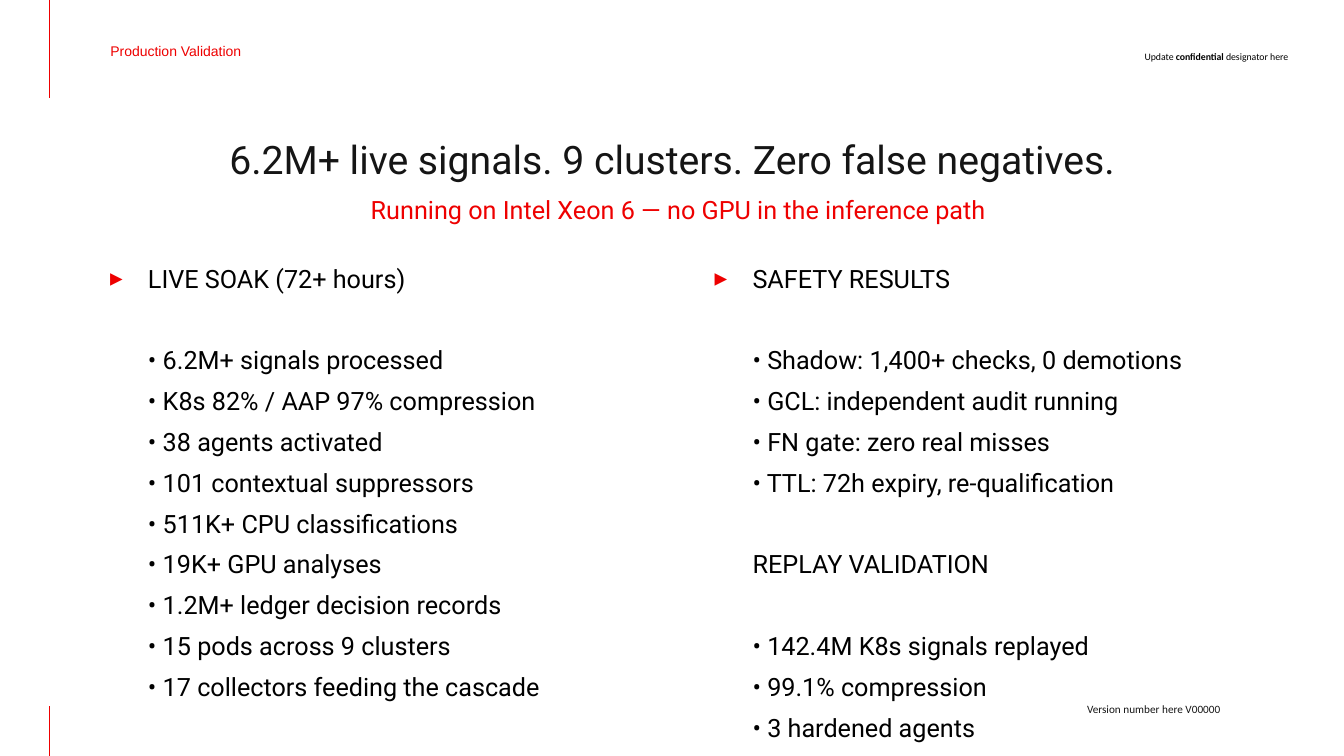
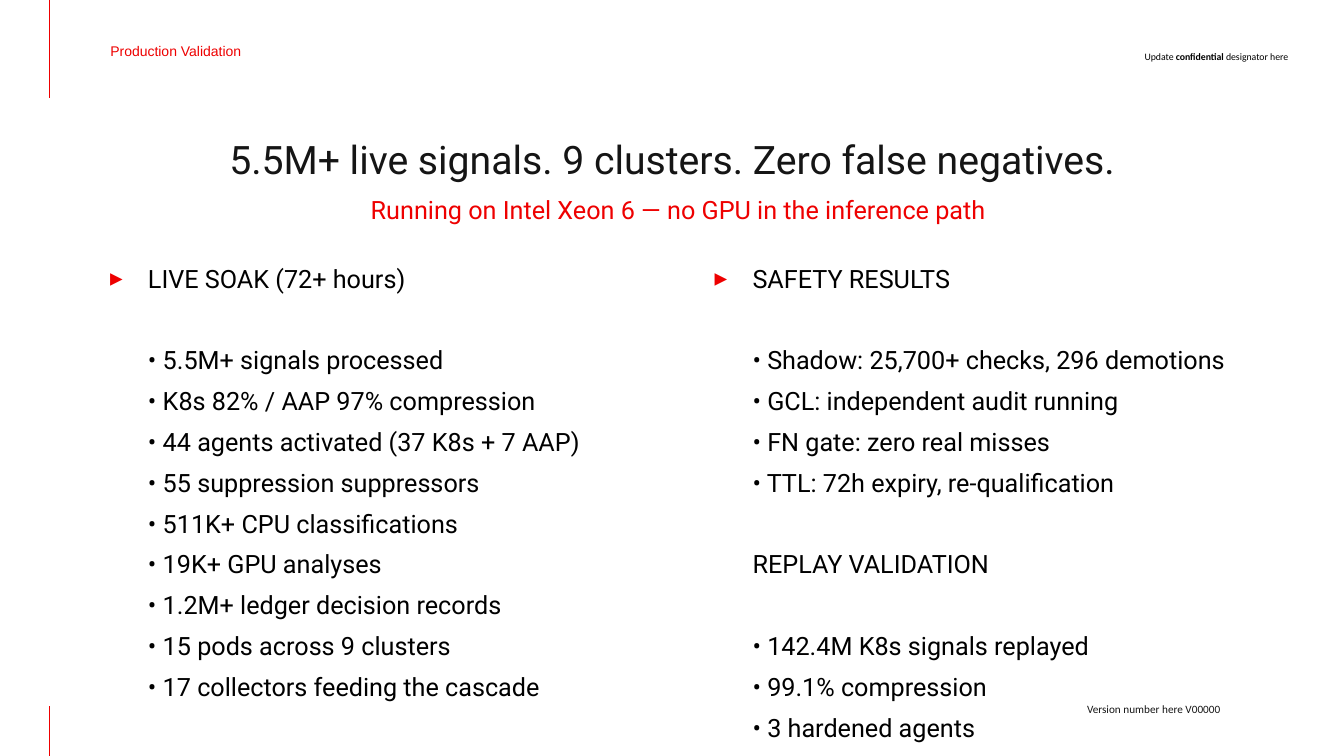
Before and after one commit to jkershawrh/cascade-compression, a slide deck: slide 5 of docs/Cascade-Compression-Whitepaper-Deck.pptx. Drawn at 1344x756 pixels with LibreOffice and Linux fonts; fonts in the diff are those of the drawing; background and template pictures are left out. Boxes give left, top, right and bottom in pixels: in the first picture for what was removed or moved away, otherwise in the second. Text is boxed around its words. In the diff, an @@ line names an element or a change of style, - is before the commit and + after.

```diff
--- a/docs/Cascade-Compression-Whitepaper-Deck.pptx
+++ b/docs/Cascade-Compression-Whitepaper-Deck.pptx
@@ title at box(229, 144, 1115, 182): text changed @@
-6.2M+ live signals. 9 clusters. Zero false negatives.
+5.5M+ live signals. 9 clusters. Zero false negatives.
@@ text at box(148, 268, 580, 702): text changed @@
-▸ LIVE SOAK (72+ hours)
-  • 6.2M+ signals processed
-  • K8s 82% / AAP 97% compression
-  • 38 agents activated
-  • 101 contextual suppressors
-  • 511K+ CPU classifications
-  • 19K+ GPU analyses
-  • 1.2M+ ledger decision records
-  • 15 pods across 9 clusters
-  • 17 collectors feeding the cascade
+▸ LIVE SOAK (72+ hours)
+  • 5.5M+ signals processed
+  • K8s 82% / AAP 97% compression
+  • 44 agents activated (37 K8s + 7 AAP)
+  • 55 suppression suppressors
+  • 511K+ CPU classifications
+  • 19K+ GPU analyses
+  • 1.2M+ ledger decision records
+  • 15 pods across 9 clusters
+  • 17 collectors feeding the cascade
@@ text at box(753, 270, 1225, 743): text changed @@
-▸ SAFETY RESULTS
-  • Shadow: 1,400+ checks, 0 demotions
-  • GCL: independent audit running
-  • FN gate: zero real misses
-  • TTL: 72h expiry, re-qualification
-  REPLAY VALIDATION
-  • 142.4M K8s signals replayed
-  • 99.1% compression
-  • 3 hardened agents
-  • Confirms compression ceiling
+▸ SAFETY RESULTS
+  • Shadow: 25,700+ checks, 296 demotions
+  • GCL: independent audit running
+  • FN gate: zero real misses
+  • TTL: 72h expiry, re-qualification
+  REPLAY VALIDATION
+  • 142.4M K8s signals replayed
+  • 99.1% compression
+  • 3 hardened agents
+  • Confirms compression ceiling
```
Also in this commit, not shown: 1 other slide changed, 2 slides added, 2 other files.
